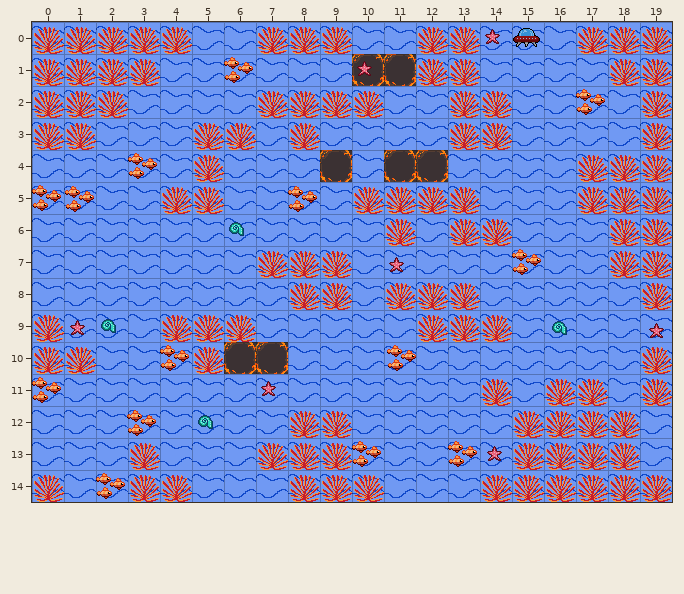
Level history. Tiled map (JSON): public/assets/maps/map-level-02.json. Above, as it was before the edit.
Cells are 32x32 px. Shown: x 0..19, y 0..14.
And afterwards:
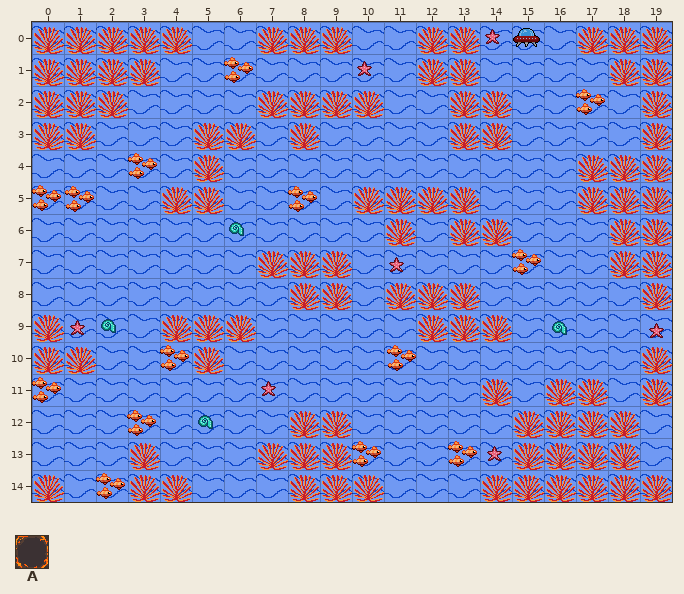
Key: from "tileset": A 4.
_ is an empty cell.
What changed:
Layer "Obstacles":
Tile A is gone in row 1 at x 10 to 11; in row 4 at x 9 and 11 to 12; in row 10 at x 6 to 7.
Changed places in both pictures, as pixel boxes (x1, y1, x2, y2):
removed: (352, 54, 416, 86)
removed: (320, 150, 352, 182)
removed: (384, 150, 448, 182)
removed: (224, 342, 288, 374)
